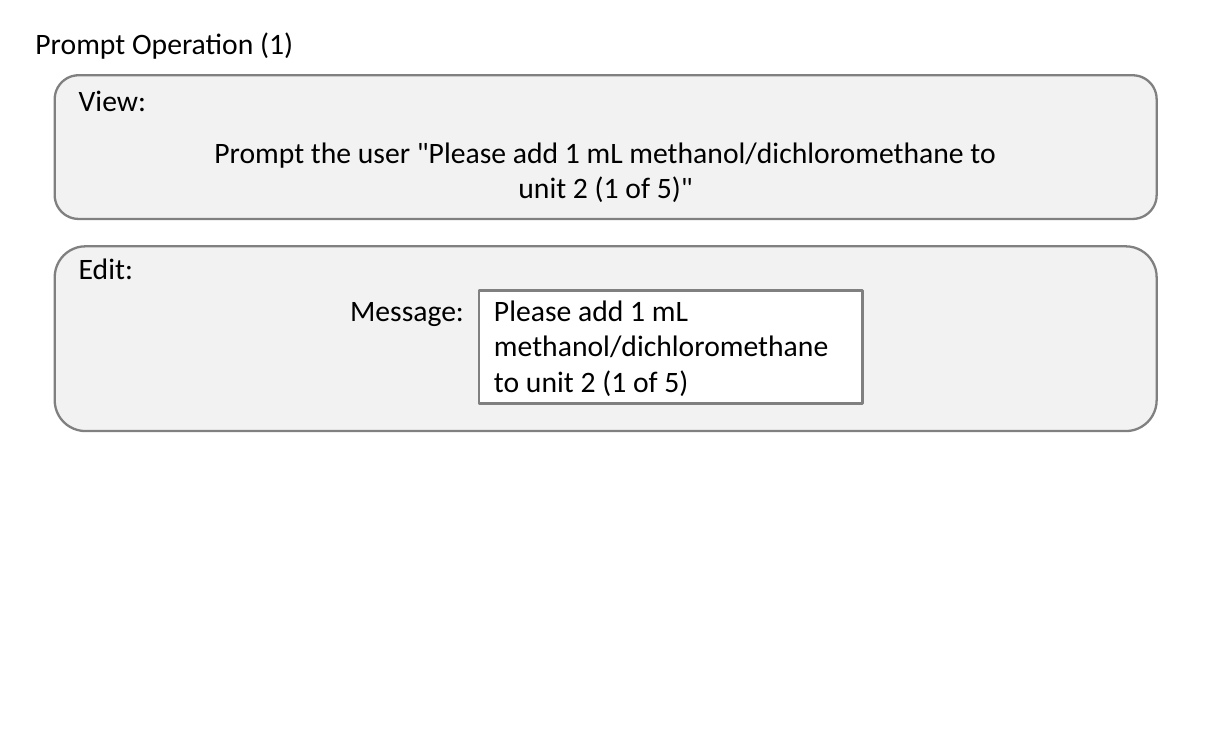
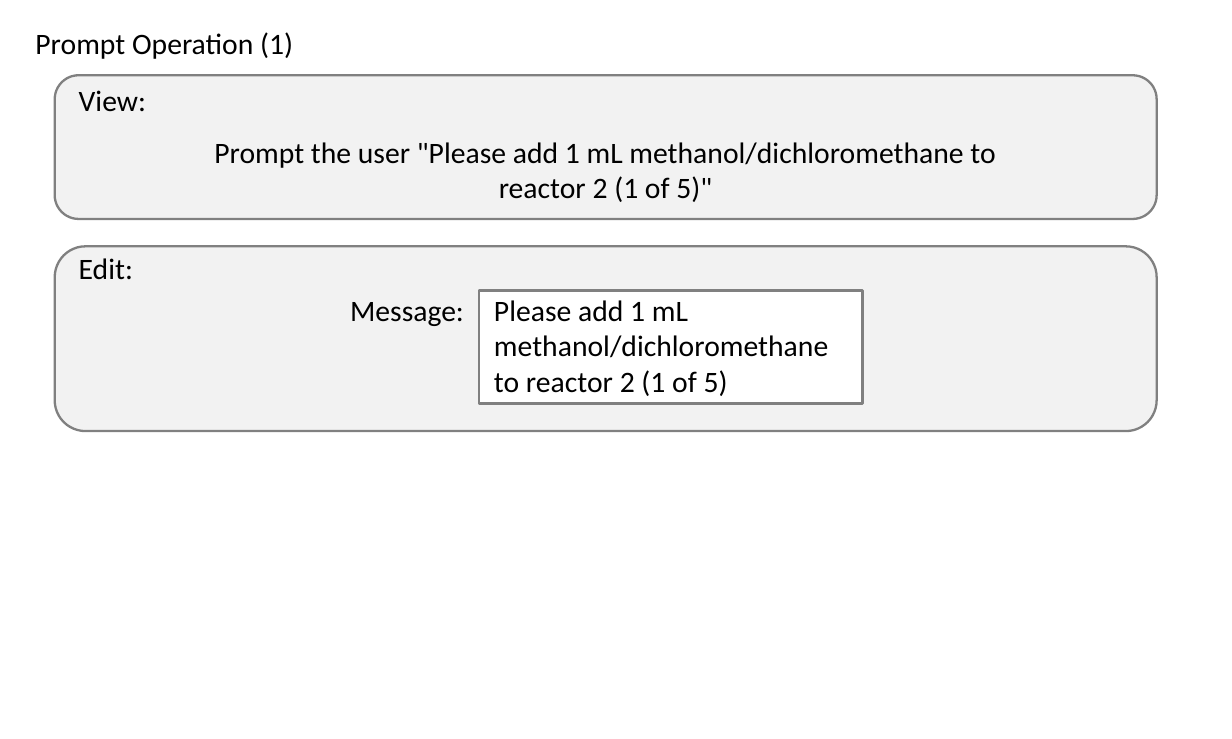
Before and after one commit to michaelvandam/elixys, a slide deck: slide 41 of doc/ElixysUserInterfaceWireframes.pptx. Drawn at 1232x739 pixels with LibreOffice and Linux fonts; fonts in the diff are those of the drawing. Boxes give left, top, right and bottom in pixels: in the first picture for what was removed or moved away, otherwise in the second. Text is boxed around its words. In the diff, an @@ line names an element or a change of style, - is before the commit and + after.

```diff
--- a/doc/ElixysUserInterfaceWireframes.pptx
+++ b/doc/ElixysUserInterfaceWireframes.pptx
@@ text at box(499, 176, 712, 202): text changed @@
-unit 2 (1 of 5)"
+reactor 2 (1 of 5)"
@@ text at box(494, 300, 828, 396): text changed @@
-Please add 1 mL methanol/dichloromethane to unit 2 (1 of 5)
+Please add 1 mL methanol/dichloromethane to reactor 2 (1 of 5)
```
Also in this commit, not shown: 11 other slides changed, 1 other file.
